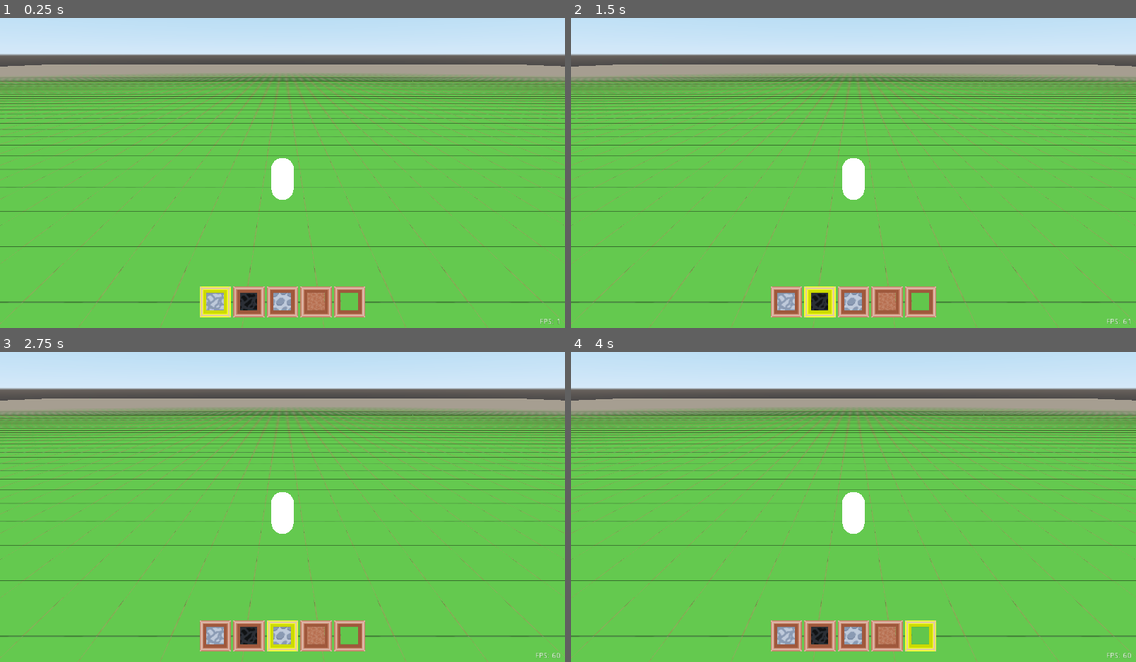
Above: before the commit, frames 1-4 (two rows, left to right).
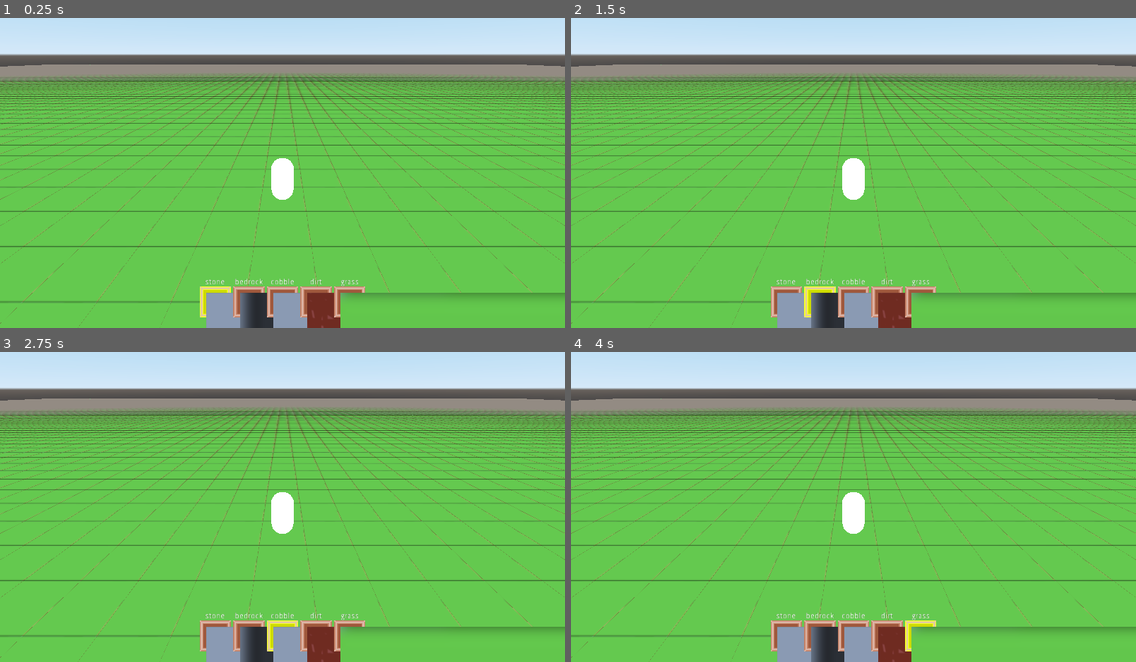
Above: after the commit, the same moments.

Repository: kante/GoGMapBuilder
Game: Godot game, scene res://MapBuilder/MapBuilder.tscn
Same seed, same stepped clock (60 frames per second), same inputs: the game is played once before the commit and once after it.
Inputs (mouse positions are in pixels of both pictures, inside the frame that each line leads up to):
- Up to frame 1 (0.25 s): no input
- Up to frame 2 (1.5 s): click (785, 303) at 0.5 s, where only the run after the commit has a clickable "stone"; click (819, 303) at 1.25 s, where only the run after the commit has a clickable "bedrock"
- Up to frame 3 (2.75 s): click (282, 637) at 2 s, where only the run after the commit has a clickable "cobble"
- Up to frame 4 (4 s): click (887, 637) at 2.75 s, where only the run after the commit has a clickable "dirt"; click (921, 637) at 3.5 s, where only the run after the commit has a clickable "grass"

The runs differ from the first frame. In frame 1, 4.5% of the frame differs, in the area x 0-100%, y 18-100%; in frame 2, 4.5%; in frame 3, 4.5%; in frame 4, 4.5%.

Commit message:
going to start working on the pink bitch

Diff:
--- a/Map/Voxel.gd
+++ b/Map/Voxel.gd
@@ -6,8 +6,8 @@
 const VOXEL_SIZE = 1
 
 # The size of the texture and each sub tile to place on the Voxel mesh
-const TEXTURE_SIZE = 96
-const TILE_SIZE = 32
+const TEXTURE_SIZE = 3072
+const TILE_SIZE = 1024
 const UV_MAP_UNIT = 1.0 / (TEXTURE_SIZE / TILE_SIZE)
 
 # All the voxel types we have implemented
@@ -46,6 +46,7 @@
 # properties required to define the uv map and render and collision meshes for a voxel
 const properties = {
                         STONE : {
+                                    "name" : "stone",
                                     "transparent":false,
                                     "solid":true,
                                     Vector3.UP:Vector2(0, 0),
@@ -56,6 +57,7 @@
                                     Vector3.RIGHT:Vector2(0, 0)
                                 },
                         BEDROCK : {
+                                    "name" : "bedrock",
                                     "transparent":false,
                                     "solid":true,
                                     Vector3.UP:Vector2(2, 0),
@@ -66,6 +68,7 @@
                                     Vector3.RIGHT:Vector2(2, 0)
                                 },
                         COBBLE : {
+                                    "name" : "cobble",
                                     "transparent":false,
                                     "solid":true,
                                     Vector3.UP:Vector2(1, 0),
@@ -76,6 +79,7 @@
                                     Vector3.RIGHT:Vector2(1, 0)
                                 },
                         DIRT : {
+                                    "name" : "dirt",
                                     "transparent":false,
                                     "solid":true,
                                     Vector3.UP:Vector2(0, 1),
@@ -86,6 +90,7 @@
                                     Vector3.RIGHT:Vector2(0, 1)
                                 },
                         GRASS : {
+                                    "name" : "grass",
                                     "transparent":false,
                                     "solid":true,
                                     Vector3.UP:Vector2(2, 1),
--- a/MapBuilder/HUD/MapBuilderHUD.gd
+++ b/MapBuilder/HUD/MapBuilderHUD.gd
@@ -5,9 +5,9 @@
 onready var button_prototype = $HBoxContainer/VoxelSelectButton
 onready var button_container = $HBoxContainer
 
-# Called when the node enters the scene tree for the first time.
+
 func _ready():
-
+    """Just initializes the voxel selection buttons for now."""
     for type in Voxel.properties:
         var properties = Voxel.properties[type]
         var new_button = button_prototype.duplicate()
@@ -18,15 +18,16 @@
 
         new_button.sprite.region_rect = Rect2(properties[Vector3.UP]*Voxel.TILE_SIZE,
                                               Vector2.ONE*Voxel.TILE_SIZE)
+        new_button.label.text = properties.name
+
         if type == voxel_type:
             new_button.pressed = true
 
     button_prototype.visible = false
 
 
-
-# Called every frame. 'delta' is the elapsed time since the previous frame.
 func _process(_delta):
+    """FPS label text update."""
     $FPSLabel.text = "FPS: %d  " % Engine.get_frames_per_second()
 
 
--- a/MapBuilder/HUD/MapBuilderHUD.tscn
+++ b/MapBuilder/HUD/MapBuilderHUD.tscn
@@ -54,6 +54,19 @@
 expand = true
 script = ExtResource( 3 )
 
+[node name="Label" type="Label" parent="HBoxContainer/VoxelSelectButton"]
+anchor_left = 0.5
+anchor_right = 0.5
+margin_left = -25.5
+margin_top = -14.0
+margin_right = 25.5
+text = "Stone"
+align = 1
+valign = 1
+__meta__ = {
+"_edit_use_anchors_": false
+}
+
 [node name="Sprite" type="Sprite" parent="HBoxContainer/VoxelSelectButton"]
 texture = ExtResource( 2 )
 centered = false
--- a/MapBuilder/HUD/VoxelSelectButton.gd
+++ b/MapBuilder/HUD/VoxelSelectButton.gd
@@ -5,6 +5,7 @@
 var hud = null
 var voxel_type = null
 onready var sprite = $Sprite
+onready var label = $Label
 
 
 func _on_VoxelSelectButton_pressed():
--- a/MapBuilder/MapBuilder.gd
+++ b/MapBuilder/MapBuilder.gd
@@ -7,11 +7,6 @@
 onready var input_ui = CombatInputUI.new()
 onready var map = $Map
 onready var hud = $MapBuilderHUD
-
-
-func _unhandled_input(event):
-    # all mouse/multitouch.key UI is done through the input_ui node
-    input_ui.handle_input(event, self)
 
 
 # Called when the node enters the scene tree for the first time.
@@ -25,19 +20,22 @@
 
 
 func build_starting_terrain_map(num_chunks_x, num_chunks_z, chunk_size):
-    """Return a 3D array map with a flat plane of grass->dirt->cobble->stone->bedrock"""
-    var new_map = {}
+    """Return a 3D array map with a flat plane of grass->dirt->cobble->stone->bedrock. maps are
+    indexed by Vector3 chunk_index (see Map.gd) and """
+    var voxel_map = {}
     var chunk_voxels = build_starting_chunk_voxels(chunk_size)
 
     for i in range(-num_chunks_x/2, num_chunks_x/2):
         for j in range(-num_chunks_z/2, num_chunks_z/2):
             var chunk_index = Vector3(i, -1, j)
-            new_map[chunk_index] = chunk_voxels.duplicate(true)
+            voxel_map[chunk_index] = chunk_voxels.duplicate(true)
 
-    return new_map
+    return voxel_map
 
 
 func build_starting_chunk_voxels(chunk_size):
+    """Just create a chunk_size ^ 3 3D array of voxels with gras->dirt->cobble->stone->bedrock at
+    the top. Completely flat terrain with no features."""
     var chunk_voxels = []
     for x in range(0, chunk_size):
         chunk_voxels.append([])
@@ -59,6 +57,9 @@
     return chunk_voxels
 
 
+func _unhandled_input(event):
+    """all mouse/multitouch.key UI is done through the input_ui node."""
+    input_ui.handle_input(event, self)
 
 
 func on_map_click(coords, normal):
Binary file changed: Map/assets/albedo_tileset.png
Binary file changed: Map/assets/normal_tileset.png
